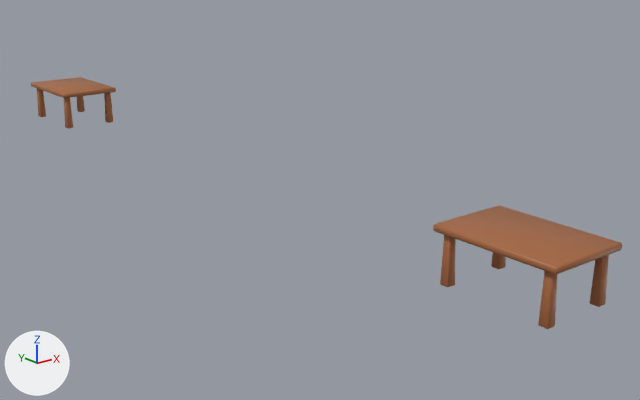
Two versions of the glTF model Pixel Golf/assets/Seating Area/Tables.glb, one commit apart.
Rendered twice from a 50 mm camera at (250.02, -67.09, 36.69) aimed at (261.22, -53.1, 31.1). Lighting does not change. The marker at lower left points along +X, +Y and +Z. The picture after the commit comes second. Objects named as collision shapes, trigger or cutter boxes, shadow casters or lower levels of detail are left out. Vertices at exactly the same position are counted once.

In view in the first picture: 'Tables'.
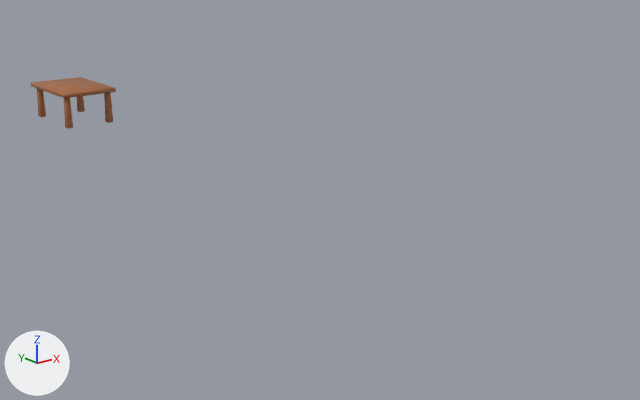
What differs and where, as boxes [x1, y1, x2, y2] in the pictures (640 x 400 px):
'Tables', reshaped (85% narrower, 79% shorter)
    before: [31, 77, 622, 329]
    after: [31, 77, 116, 129]
part 1 of me_icosphere_001, deleted (brown)
    before: [590, 255, 609, 307]
part 2 of me_icosphere_001, deleted (brown)
    before: [538, 271, 557, 329]
part 3 of me_icosphere_001, deleted
    before: [491, 252, 506, 269]
part 4 of me_icosphere_001, deleted (brown)
    before: [440, 235, 456, 287]
part 5 of me_icosphere_001, deleted (brown)
    before: [433, 205, 622, 275]

Edits to the bpy script that builds the scene:
```text
Change me_icosphere_001:
    used by ob_tables; location = (0.0, 0.0, 0.0)
    remove me_icosphere_001.from_pydata(...)  # 560 vertices, 1064 faces; spans x 259.1..260.6, y -60.6..-42.7, z 31.5..32.4
    add me_icosphere_001.from_pydata(...)  # 280 vertices, 532 faces; spans x 259.1..260.6, y -45.0..-42.7, z 31.5..32.4
    me_icosphere_001 part 1: the loose piece of 56 vertices spanning x 260.4..260.5, y -60.5..-60.3, z 31.5..32.3 is deleted
    me_icosphere_001 part 2: the loose piece of 56 vertices spanning x 259.2..259.4, y -60.5..-60.3, z 31.5..32.3 is deleted
    me_icosphere_001 part 3: the loose piece of 56 vertices spanning x 260.4..260.5, y -58.7..-58.5, z 31.5..32.3 is deleted
    me_icosphere_001 part 4: the loose piece of 56 vertices spanning x 259.2..259.4, y -58.7..-58.5, z 31.5..32.3 is deleted
    me_icosphere_001 part 5: the loose piece of 56 vertices spanning x 259.1..260.6, y -60.6..-58.4, z 32.3..32.4 is deleted
```
